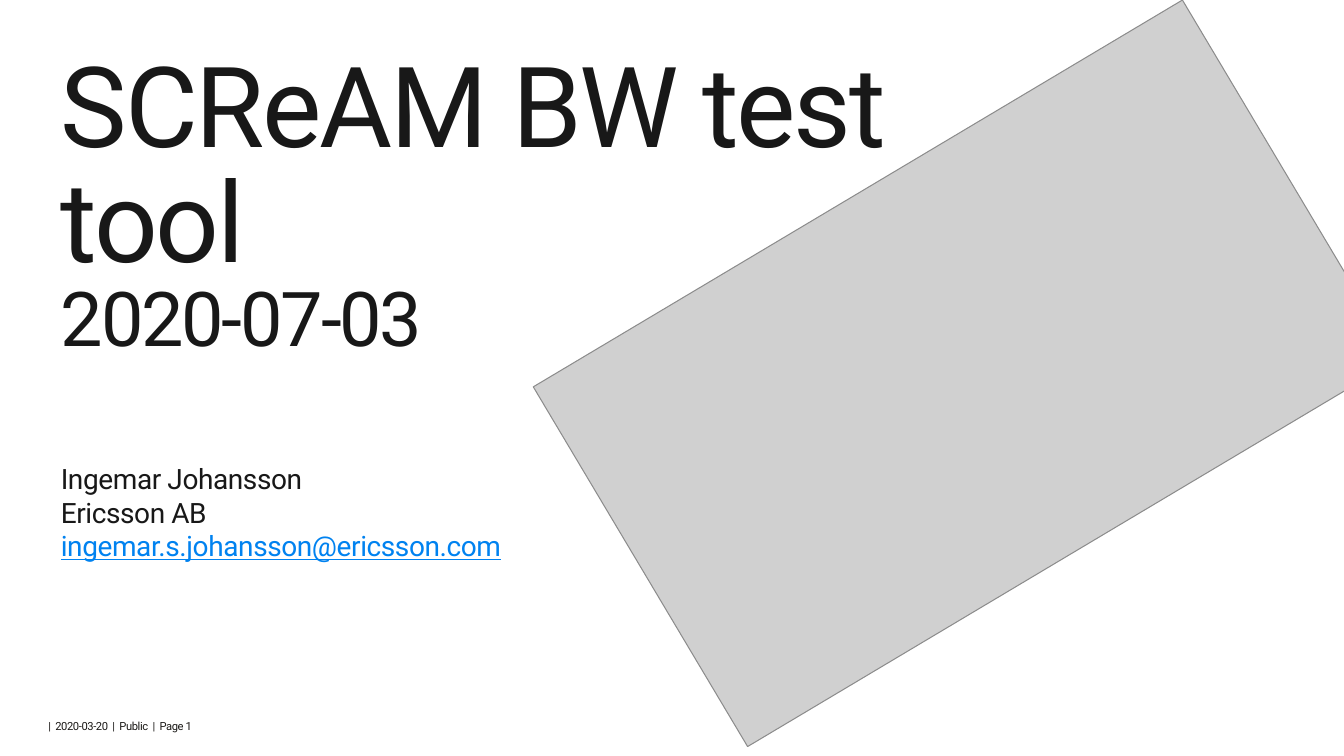
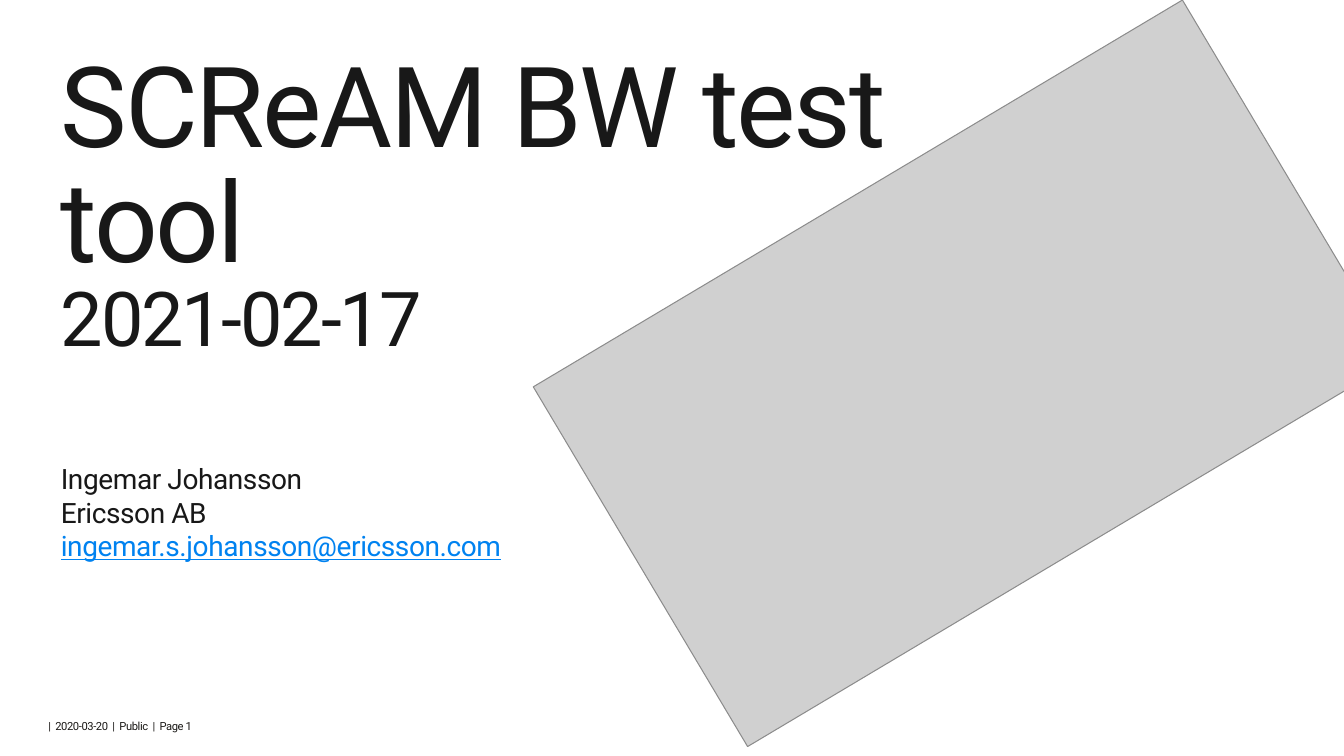
Before and after one commit to 5G-VCA-CC/scream, a slide deck: slide 1 of SCReAM-BW-test-tool.pptx. Drawn at 1344x756 pixels with LibreOffice and Linux fonts; fonts in the diff are those of the drawing; grey boxes stand for pictures; background and template pictures are left out. Boxes give left, top, right and bottom in pixels: in the first picture for what was removed or moved away, otherwise in the second. Text is boxed around its words. In the diff, an @@ line names an element or a change of style, - is before the commit and + after.

```diff
--- a/SCReAM-BW-test-tool.pptx
+++ b/SCReAM-BW-test-tool.pptx
@@ title at box(61, 66, 886, 347): text changed @@
-SCReAM BW test tool
-2020-07-03
+SCReAM BW test tool
+2021-02-17
```
Also in this commit, not shown: 1 other slide changed.
